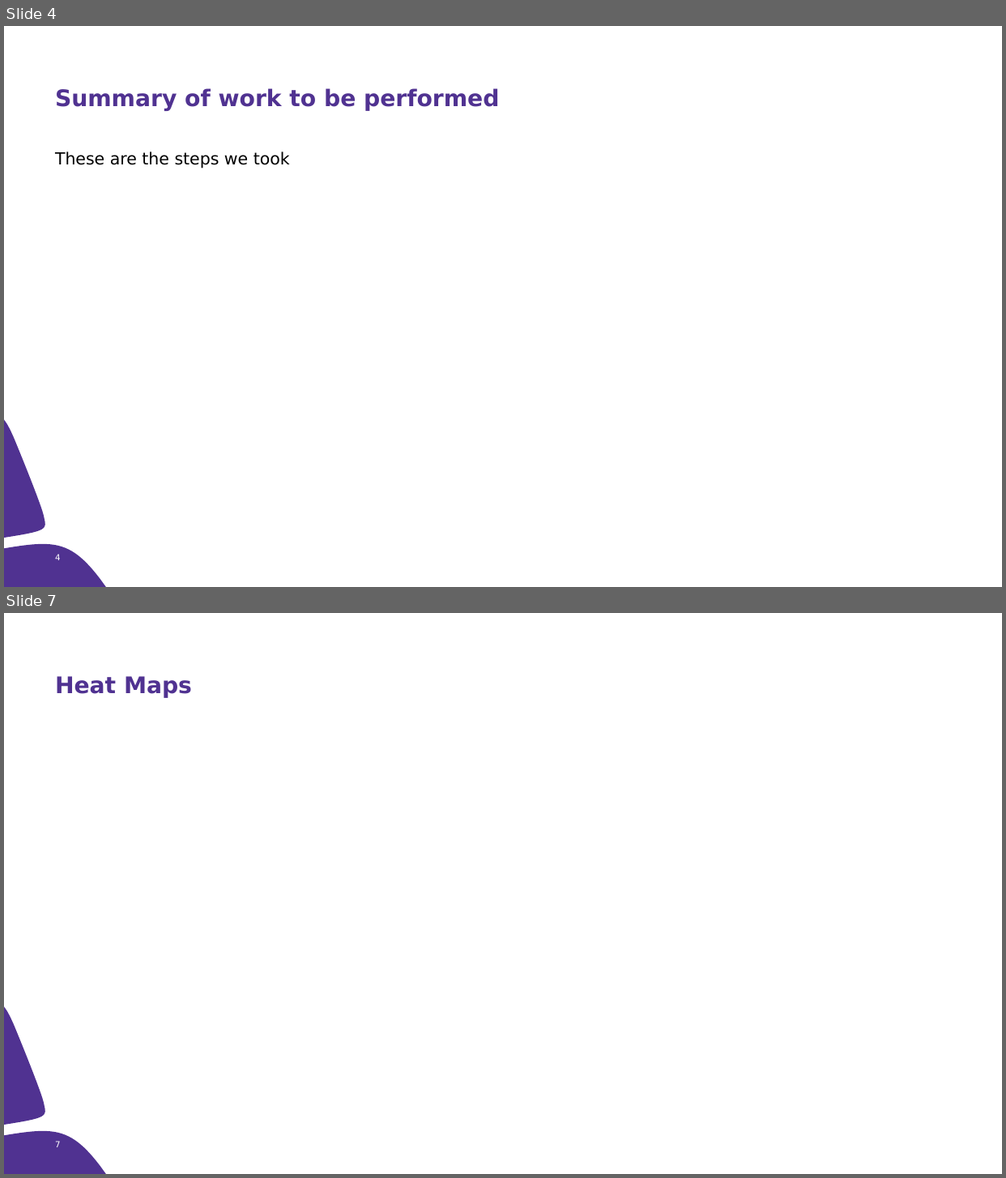
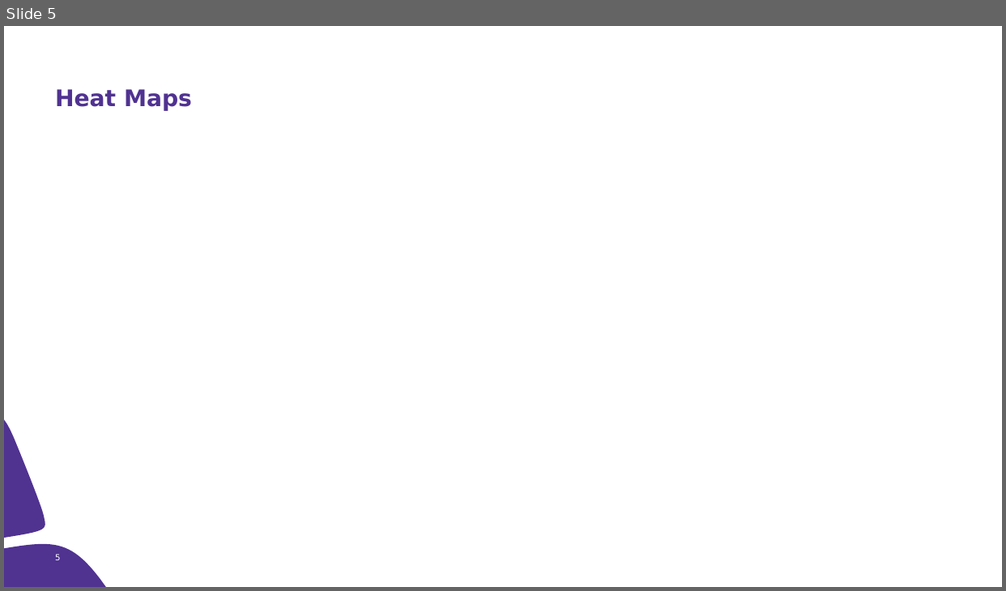
Before and after one commit to christinemazur/project1, a slide deck: AirBNB.pptx. Shown one above the other, each under a label of ours: slides 4 and 7 before the commit, slide 5 after it; the slides between them are not shown. The pictures are 1006x1178 and 1006x591 pixels, drawn with LibreOffice and Linux fonts; fonts in the diff are those of the drawing. Boxes give left, top, right and bottom in pixels: in the first picture for what was removed or moved away, otherwise in the second. Text is boxed around its words. In the diff, an @@ line names an element or a change of style, - is before the commit and + after.

```diff
--- a/AirBNB.pptx
+++ b/AirBNB.pptx
@@ slide 4 removed at [4,26,1002,587], background #FFFFFF; not listed: 2 template elements that a slide beside it also shows @@
@@ title removed at [55,88,499,111] @@
-Summary of work to be performed
@@ text removed at [55,152,290,169] @@
-These are the steps we took
@@ rectangle removed at [875,525,965,572] @@
@@ page number removed at [55,554,61,561] @@
-4
@@ rectangle removed at [96,548,468,569] @@
@@ what was slide 7 is now slide 5 @@
@@ page number at [55,554,61,561]: text changed @@
-7
+5
```
Also in this commit, not shown: 5 slides changed, 9 slides added, 1 other slide removed, 4 other files.
